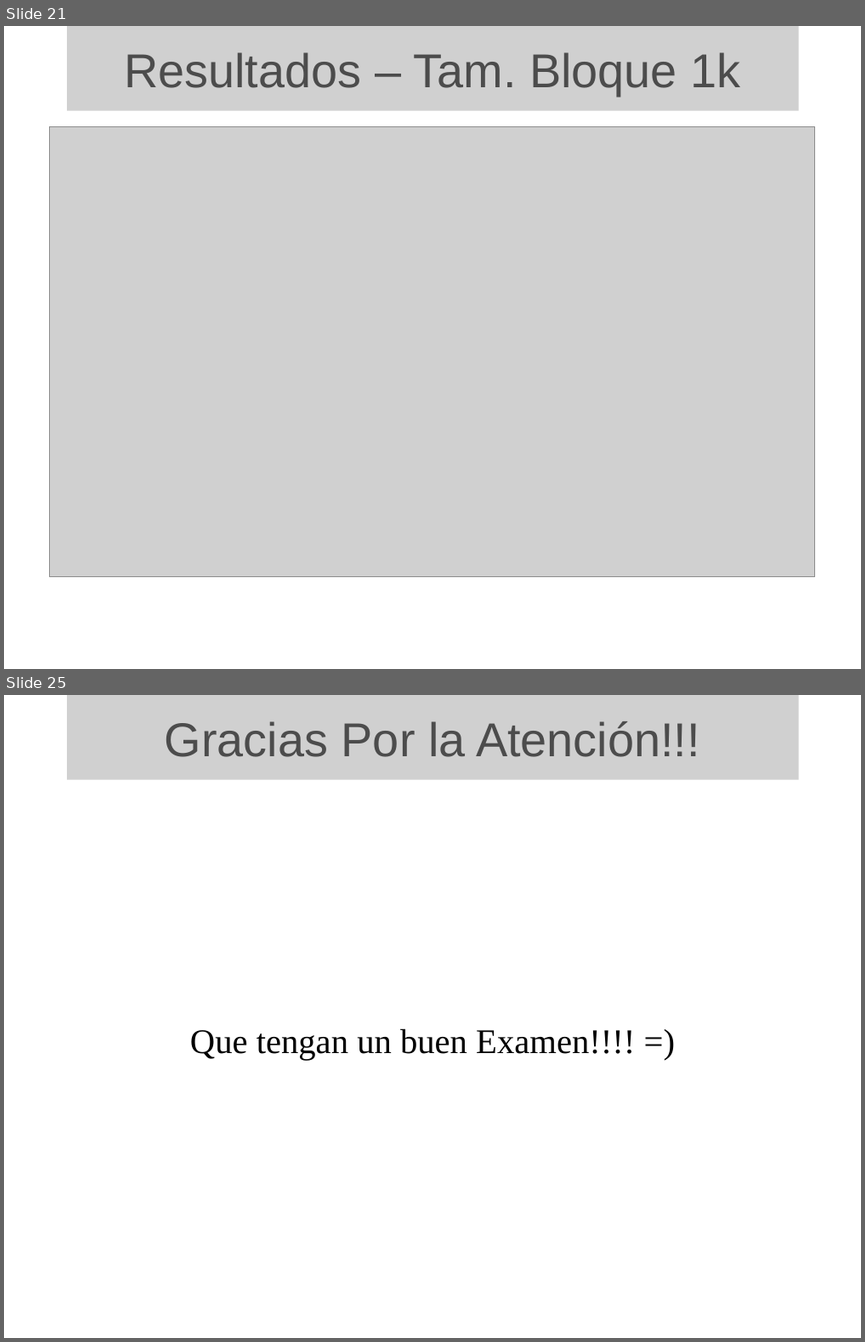
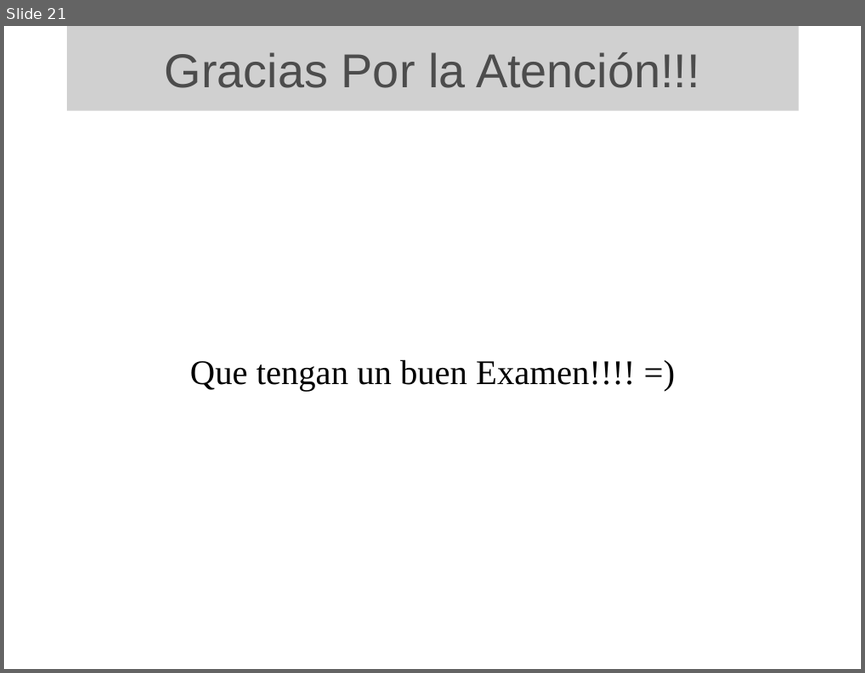
Before and after one commit to cdparra/ext3bench, a slide deck: src/presentacion/evaluacion-ext3 v2.odp. Shown one above the other, each under a label of ours: slides 21 and 25 before the commit, slide 21 after it; the slides between them are not shown. The pictures are 865x1342 and 865x673 pixels, drawn with LibreOffice and Linux fonts; fonts in the diff are those of the drawing; grey boxes stand for pictures; background and template pictures are left out. Boxes give left, top, right and bottom in pixels: in the first picture for what was removed or moved away, otherwise in the second. Text is boxed around its words. In the diff, an @@ line names an element or a change of style, - is before the commit and + after.

```diff
--- a/src/presentacion/evaluacion-ext3 v2.odp
+++ b/src/presentacion/evaluacion-ext3 v2.odp
@@ slide 21 removed at (4, 26, 861, 669), background picture (left out) @@
@@ picture removed at (67, 26, 799, 111) @@
-Resultados – Tam. Bloque 1k
@@ picture removed at (50, 126, 815, 577) @@
@@ what was slide 25 is now slide 21 @@
```
Also in this commit, not shown: 3 slides changed, 1 slide added, 4 other slides removed.
